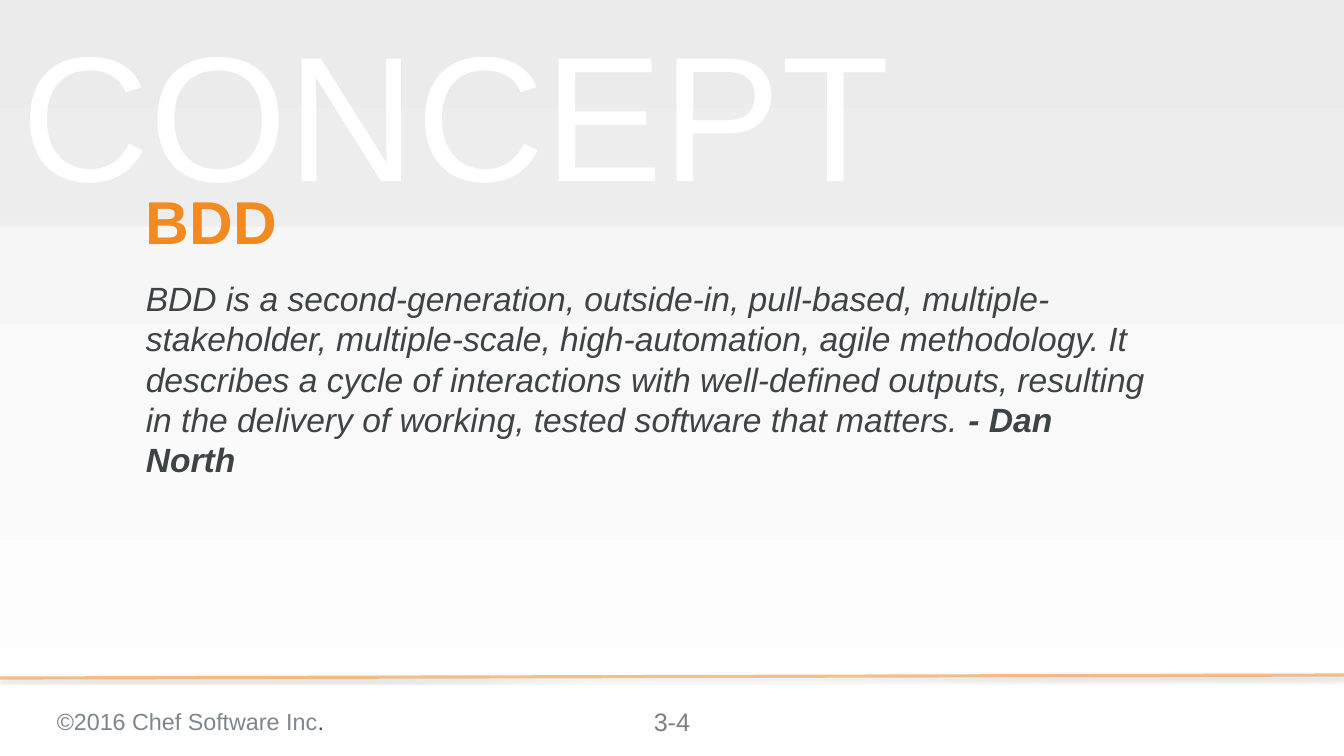
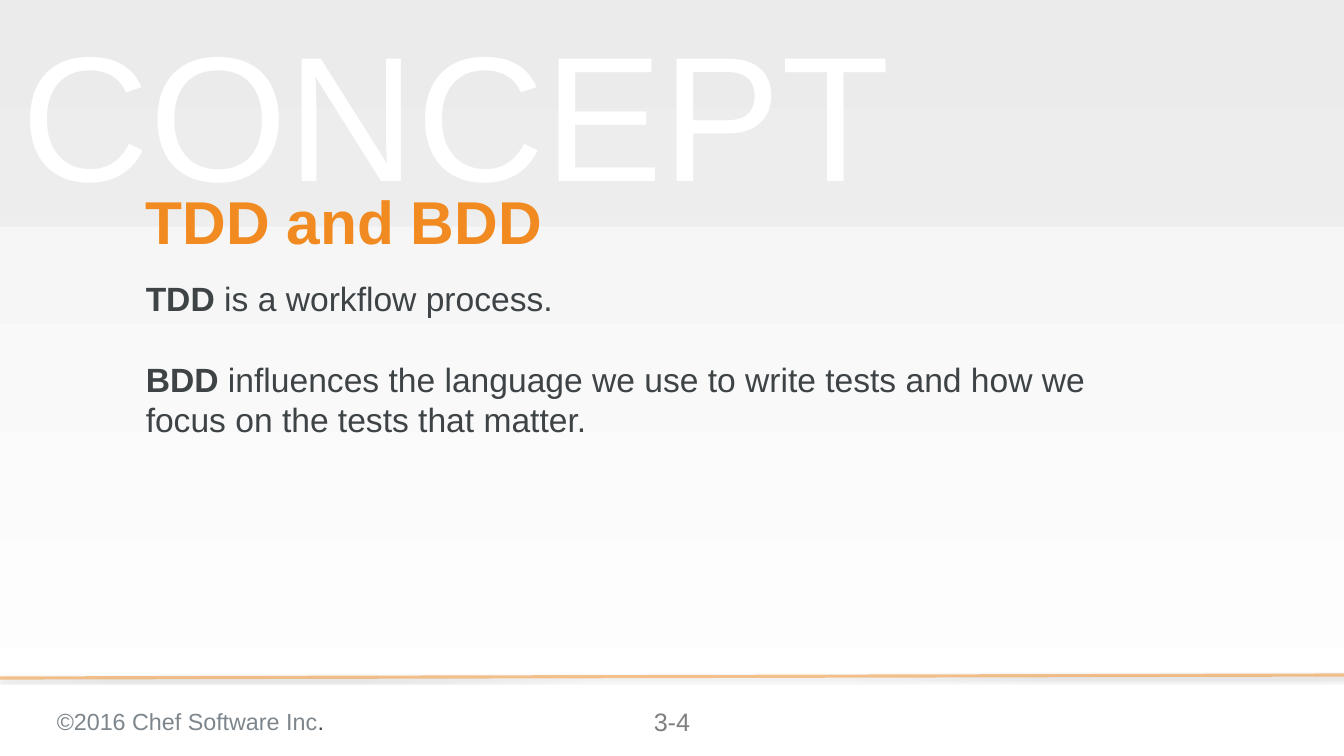
Before and after one commit to chef-training/test_driven_cookbook_development, a slide deck: slide 4 of 03-writing_a_test_first.pptx. Drawn at 1344x756 pixels with LibreOffice and Linux fonts; fonts in the diff are those of the drawing; background and template pictures are left out. Boxes give left, top, right and bottom in pixels: in the first picture for what was removed or moved away, otherwise in the second. Text is boxed around its words. In the diff, an @@ line names an element or a change of style, - is before the commit and + after.

```diff
--- a/03-writing_a_test_first.pptx
+++ b/03-writing_a_test_first.pptx
@@ title at <box>146,200,542,245</box>: text changed @@
-BDD
+TDD and BDD
@@ subtitle at <box>146,286,1085,433</box>: text changed; italic off @@
-BDD is a second-generation, outside-in, pull-based, multiple-stakeholder, multiple-scale, high-automation, agile methodology. It describes a cycle of interactions with well-defined outputs, resulting in the delivery of working, tested software that matters. - Dan North
+TDD is a workflow process.
+BDD influences the language we use to write tests and how we focus on the tests that matter.
```
Also in this commit, not shown: 1 slide added, 7 other files.
